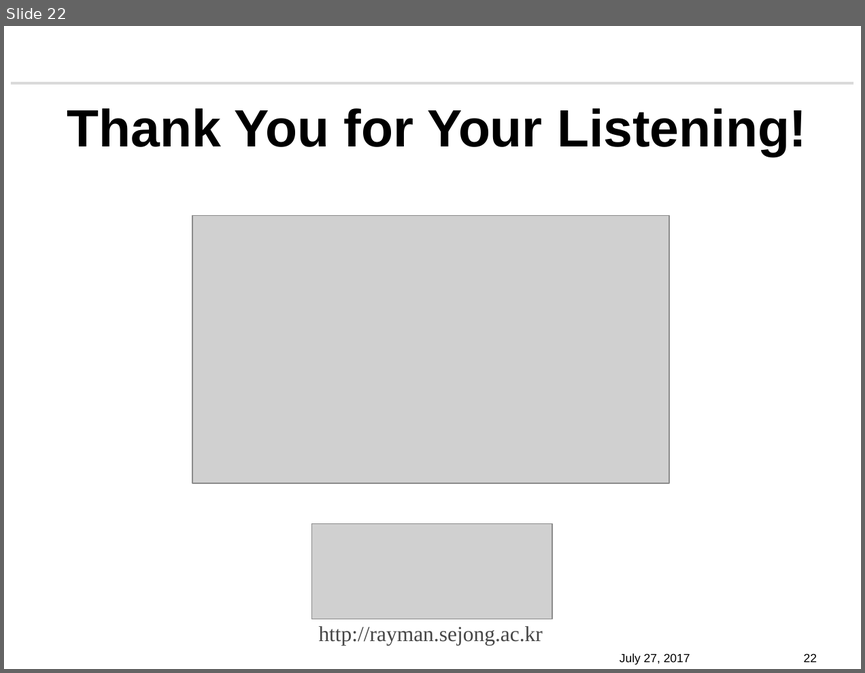
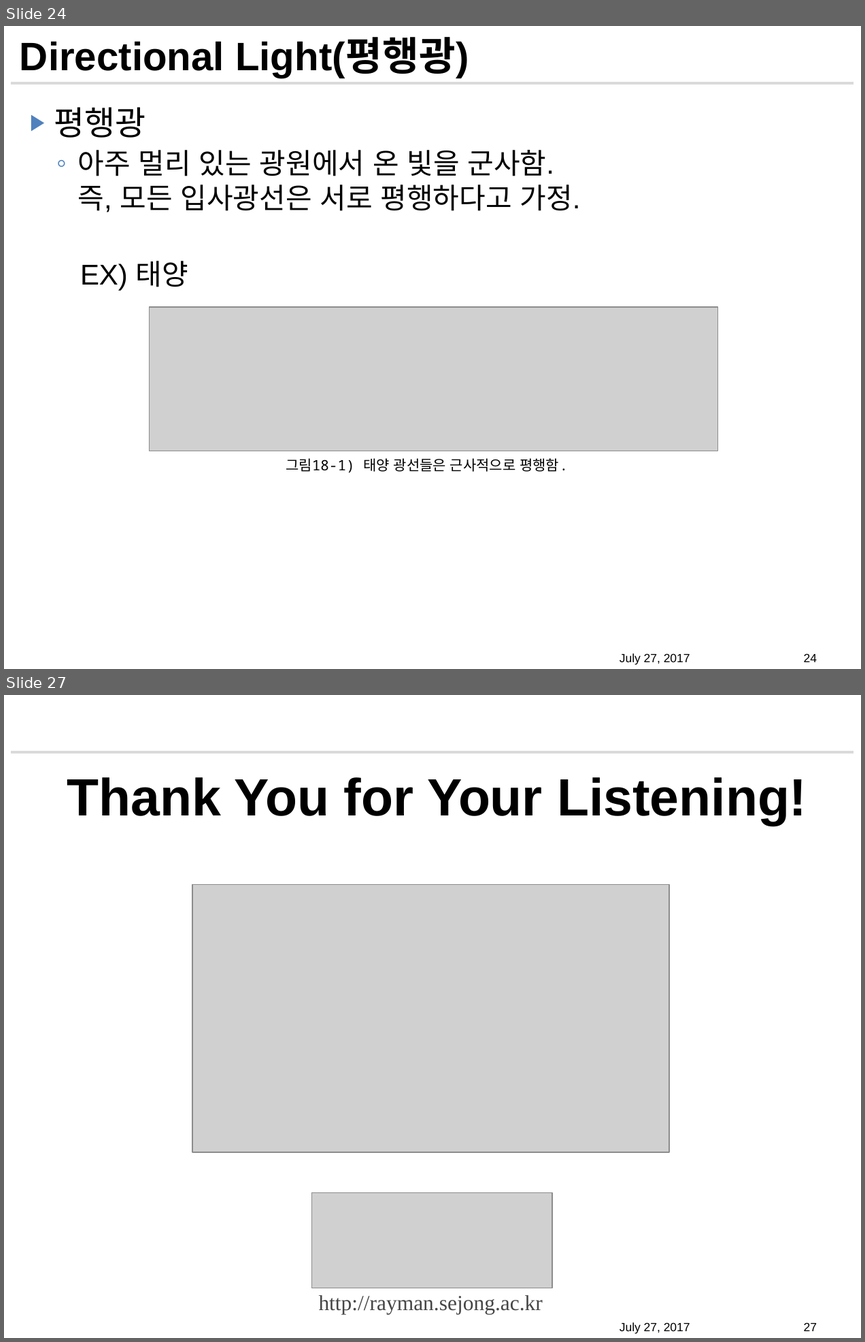
Before and after one commit to GomTangOng/Semina-Directx12, a slide deck: DX12_PROJECT/Presentation/DirectX12_CH8_조명.pptx. Shown one above the other, each under a label of ours: slide 22 before the commit, slides 24 and 27 after it; the slides between them are not shown. The pictures are 865x673 and 865x1342 pixels, drawn with LibreOffice and Linux fonts; fonts in the diff are those of the drawing; grey boxes stand for pictures; background and template pictures are left out. Boxes give left, top, right and bottom in pixels: in the first picture for what was removed or moved away, otherwise in the second. Text is boxed around its words. In the diff, an @@ line names an element or a change of style, - is before the commit and + after.

Commit message:
Fix CH8 Lighting

```diff
--- a/DX12_PROJECT/Presentation/DirectX12_CH8_조명.pptx
+++ b/DX12_PROJECT/Presentation/DirectX12_CH8_조명.pptx
@@ slide 24 added at [4,26,861,669], background #FFFFFF; not listed: 1 template element that a slide beside it also shows @@
@@ title added at [20,39,468,78], 33.3 pt, text #000000, bold @@
+Directional Light(평행광)
@@ text added at [54,107,581,290], 24 pt, text #000000 @@
+▶ 평행광
+  ◦ 아주 멀리 있는 광원에서 온 빛을 군사함.
+    즉, 모든 입사광선은 서로 평행하다고 가정.
+  EX) 태양
@@ picture added at [149,307,718,451] @@
@@ text added at [286,458,568,473], 12 pt, text #000000 @@
+그림18-1) 태양 광선들은 근사적으로 평행함.
@@ text added at [619,653,690,665], 10 pt, text #000000 @@
+July 27, 2017
@@ page number added at [804,653,817,662], 10 pt, text #000000 @@
+24
@@ what was slide 22 is now slide 27 @@
@@ page number at [804,1322,817,1331]: text changed @@
-22
+27
```
Also in this commit, not shown: 4 slides changed, 4 other slides added.
